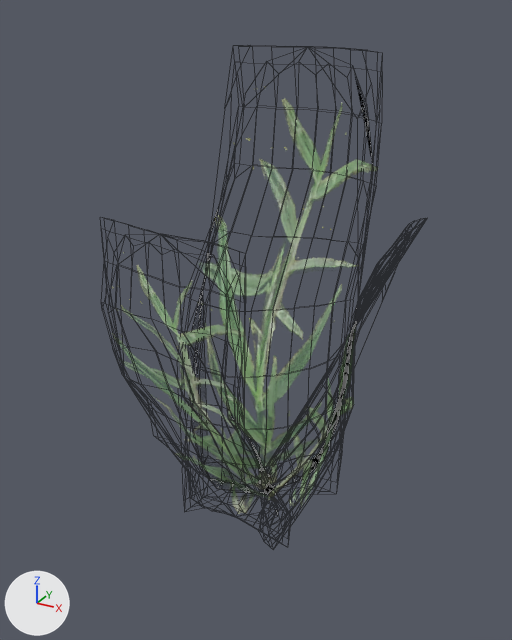
A saved change to the FBX model Assets/Models/Greenhouse/Weed.fbx.
Rendered twice from a camera (50 mm lens) standing at (0.119, -0.225, 0.181) and looking at (-0.002, -0.004, 0.07). The axes (+X, +Y, +Z) are drawn at lower left. The lights are the same throughout. Mesh edges are drawn as thin lines. Where no turn or scale is listed for an object, it has been applied to the vertices.

The first picture shows 'pCube2', 'pasted__pCube2', 'pasted__pCube2.001', 'pasted__pCube2.002'.
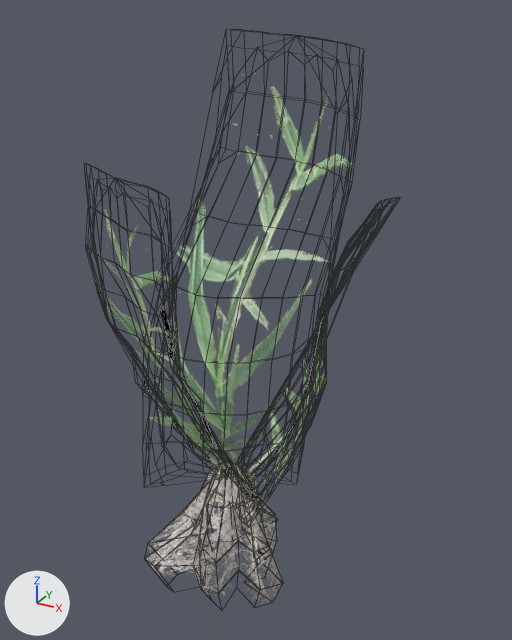
Commit message: added root to weed model

Where the change shows, as pixel boxes [x1, y1, x2, y2] in the pictures (512 x 640 px):
'pCube2', moved, turned
    before: [184, 87, 374, 489]
    after: [146, 73, 355, 473]
'pPipe1', added
    after: [146, 460, 283, 604]
'pasted__pCube2', recoloured, moved, turned, rescaled
    before: [189, 88, 375, 490]
    after: [245, 312, 328, 484]
'pasted__pCube2.002', deleted
    before: [111, 252, 265, 514]
'pasted__pCube2.001', reshaped, moved, turned, rescaled
    before: [268, 328, 356, 507]
    after: [92, 209, 228, 461]

What changed in the scene script:
```text
Add img_weedroottexture_png:
    img_weedroottexture_png = load_image('WeedRootTexture.png', '../../Textures/Greenhouse/Weed/WeedRootTexture.png', 2048, 2048, 'Non-Color')
Add mat_weed_root:
    mat_weed_root = bpy.data.materials.new('weed_root')
    # uses the picture img_weedroottexture_png
Change me_mesh_002:
    used by ob_pasted__pcube2_001; parent = ob_group11; location = (-7.155, -15.19, 21.98); rotation_euler = (0.0, 3.101, 0.0), in degrees (0, 178, 0); scale = (6.5, 22.0, 0.0415)
    remove me_mesh_002.from_pydata(...)  # 258 vertices, 256 faces; spans x -0.5..0.5, y -0.5..0.5, z -26.6..36.5
    add me_mesh_002.from_pydata(...)  # 258 vertices, 256 faces; spans x -0.5..0.5, y -0.5..0.5, z -7538.4..28884.1
    me_mesh_002 part 1: 258 of 258 vertices moved; they spanned x -0.5..0.5, y -0.5..0.5, z -26.6..36.5 and now span x -0.5..0.5, y -0.5..0.5, z -7538.4..28884.1; mean shift (0.0, 0.0, 6809.5); largest move (-0.1, -0.5, 13.4) -> (-0.1, -0.5, 28884.1)
Change me_mesh_001:
    where me_mesh_001.from_pydata(...)  # 258 vertices, 256 faces; spans x -0.5..0.5, y -0.5..0.5, z -26.6..36.5
    remove me_mesh_001.materials.append(mat_weed_1)
    add me_mesh_001.materials.append(mat_weed_2)
Add me_mesh_003_1:
    me_mesh_003_1.from_pydata(...)  # 200 vertices, 200 faces; spans x -0.0347..0.03, y -0.028..0.0295, z -0.0301..0.0322
    me_mesh_003_1.materials.append(mat_weed_root)
Change ob_pasted__pcube2_001:
    ob_pasted__pcube2_001.parent: ob_group11 -> ob_group12
    ob_pasted__pcube2_001.location: (-7.155, -15.19, 21.98) -> (-14.33, -2.095, 22.02)
    ob_pasted__pcube2_001.rotation_euler: (0.0, 3.101, 0.0) -> (0.0, -0.248, -3.142)  # degrees (0, 178, 0) -> degrees (0, -14, -180)
    ob_pasted__pcube2_001.scale: (6.5, 22.0, 0.0415) -> (-6.5, -17.7, -0.000104)
Change ob_pasted__pcube2:
    ob_pasted__pcube2.parent: ob_group10 -> ob_group11
    ob_pasted__pcube2.location: (-21.33, 0.0512, -0.493) -> (-7.486, -15.02, 23.34)
    ob_pasted__pcube2.rotation_euler: (0.0, 0.0, 0.0) -> (0.0, 3.101, 0.0)  # degrees (0, 0, 0) -> degrees (0, 178, 0)
    ob_pasted__pcube2.scale: (6.5, 17.7, 0.0996) -> (6.5, 22.0, 0.0415)
Change ob_pcube2:
    ob_pcube2.location: (0.0073, 0.0, 0.0816) -> (-0.003, -0.0034, 0.0854)
    ob_pcube2.rotation_euler: (1.571, 0.0, 0.0) -> (1.565, 0.0705, -0.0778)  # degrees (90, 0, 0) -> degrees (90, 4, -4.5)
Remove ob_pasted__pcube2_002:
    ob_pasted__pcube2_002 = bpy.data.objects.new('pasted__pCube2.002', me_mesh_003)
    ob_pasted__pcube2_002.parent = ob_group12
    ob_pasted__pcube2_002.location = (-12.55, -4.11, 20.94)
    ob_pasted__pcube2_002.rotation_euler = (0.0, -0.543, -3.142)  # degrees (0, -31, -180)
    ob_pasted__pcube2_002.scale = (-6.5, -17.7, -0.000104)
Add ob_ppipe1:
    ob_ppipe1 = bpy.data.objects.new('pPipe1', me_mesh_003_1)
    ob_ppipe1.location = (-0.0113, -0.0099, -0.0252)
```
